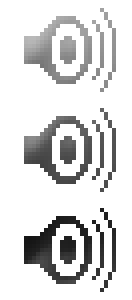
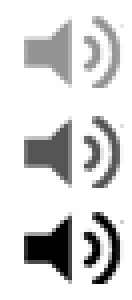
Layer changes from the first 132x300 image to the second:
renamed "Sound Normal" to "Sound normal", painted on it over left=24, top=8, right=124, bottom=92
painted on "Sound hover" over left=24, top=108, right=124, bottom=192
painted on "Sound clicked" over left=24, top=208, right=124, bottom=292
